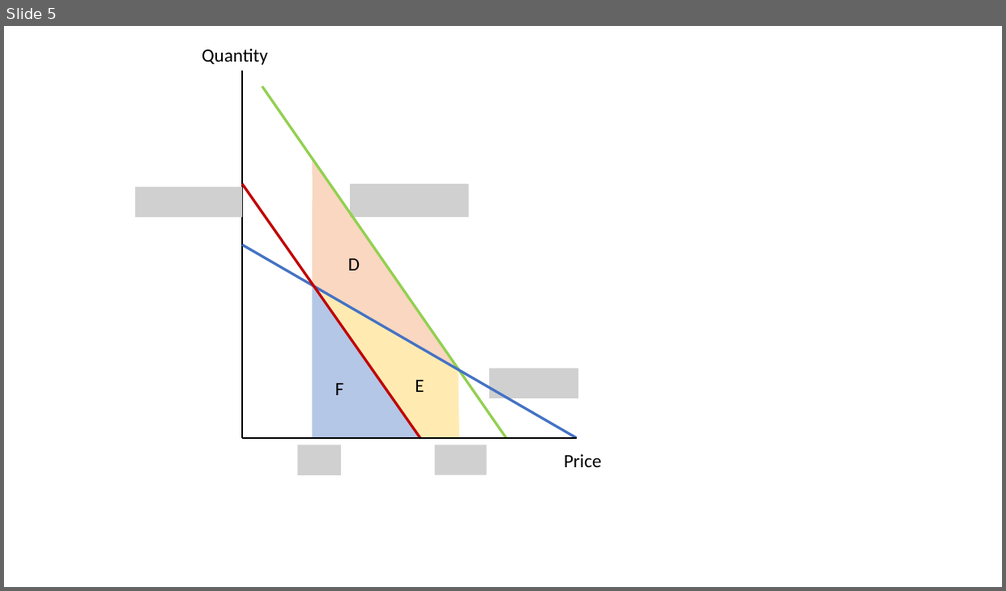
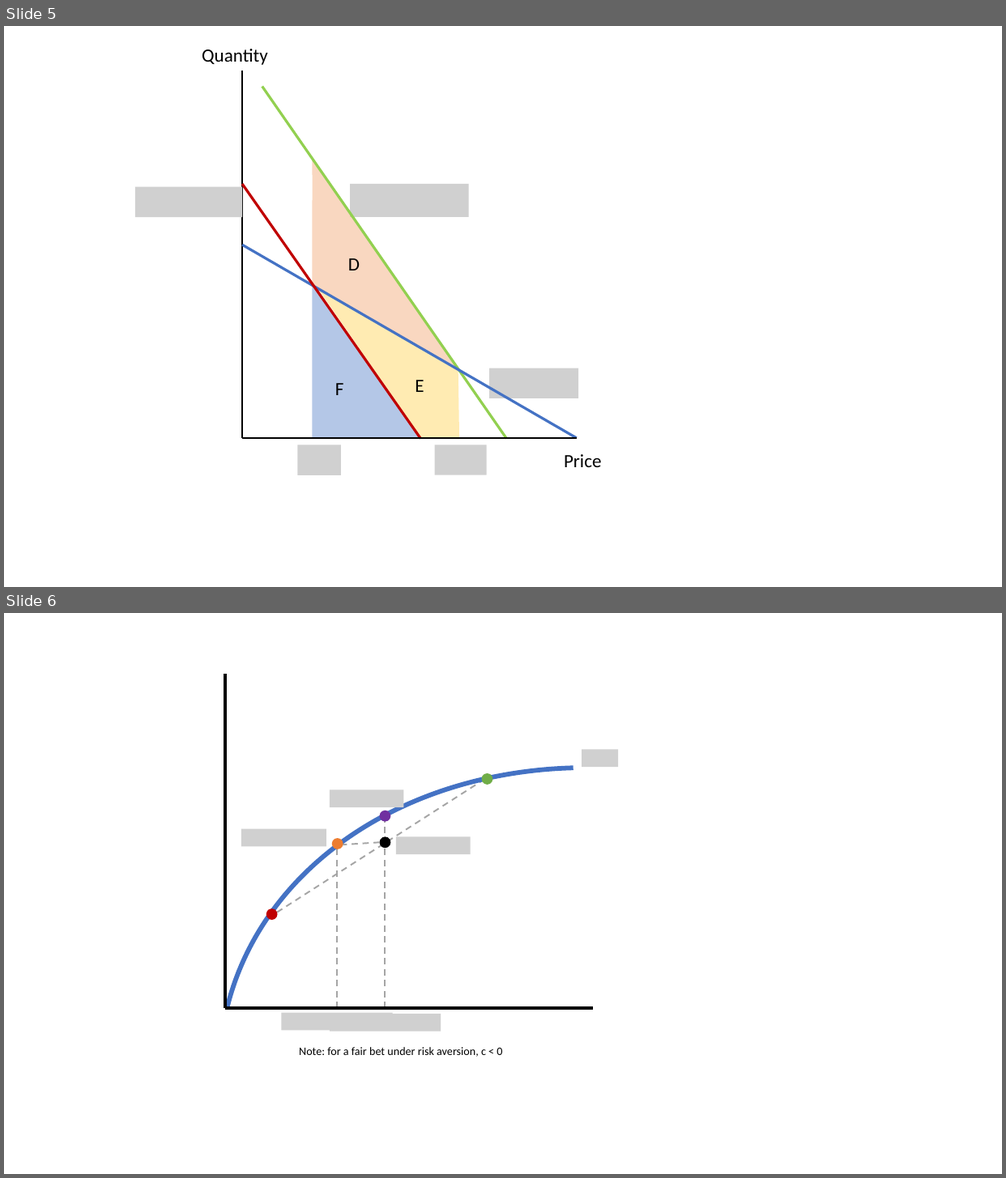
Before and after one commit to TheKeveloper/ECON-1011A-Textbook, a slide deck: plots.pptx. Shown one above the other, each under a label of ours: slide 5 before the commit, slides 5 and 6 after it. The pictures are 1006x591 and 1006x1178 pixels, drawn with LibreOffice and Linux fonts; fonts in the diff are those of the drawing; grey boxes stand for pictures. Boxes give left, top, right and bottom in pixels: in the first picture for what was removed or moved away, otherwise in the second. Text is boxed around its words. In the diff, an @@ line names an element or a change of style, - is before the commit and + after.

```diff
--- a/plots.pptx
+++ b/plots.pptx
@@ slide 6 added at (4, 613, 1002, 1174), background #FFFFFF @@
@@ arc (boxed as its full ellipse) added at (147, 683, 1002, 1174), outline #4472C4 4.5 pt @@
@@ line added from (226, 675) to (226, 1008), #000000 3 pt @@
@@ picture added at (582, 749, 619, 767) @@
@@ line added from (268, 918) to (492, 776), #A5A5A5 1.5 pt dashed @@
@@ ellipse added at (482, 773, 493, 785), fill #70AD47 @@
@@ picture added at (330, 790, 404, 807) @@
@@ picture added at (241, 829, 326, 847) @@
@@ ellipse added at (380, 811, 391, 822), fill #7030A0 @@
@@ line added from (385, 1008) to (385, 815), #A5A5A5 1.5 pt dashed @@
@@ ellipse added at (332, 838, 343, 850), fill #ED7D31 @@
@@ line added from (337, 1008) to (337, 843), #A5A5A5 1.5 pt dashed @@
@@ line added from (380, 843) to (337, 845), #A5A5A5 1.5 pt dashed @@
@@ ellipse added at (380, 837, 391, 848), fill #000000 @@
@@ picture added at (396, 837, 471, 855) @@
@@ ellipse added at (266, 909, 277, 920), fill #C00000 @@
@@ line added from (226, 1008) to (593, 1008), #000000 3 pt @@
@@ picture added at (282, 1013, 394, 1031) @@
@@ picture added at (330, 1014, 441, 1033) @@
@@ text added at (299, 1047, 502, 1057), 11 pt, text #000000 @@
+Note: for a fair bet under risk aversion, c < 0
```
Also in this commit, not shown: 1 slide changed, 2 other files.
